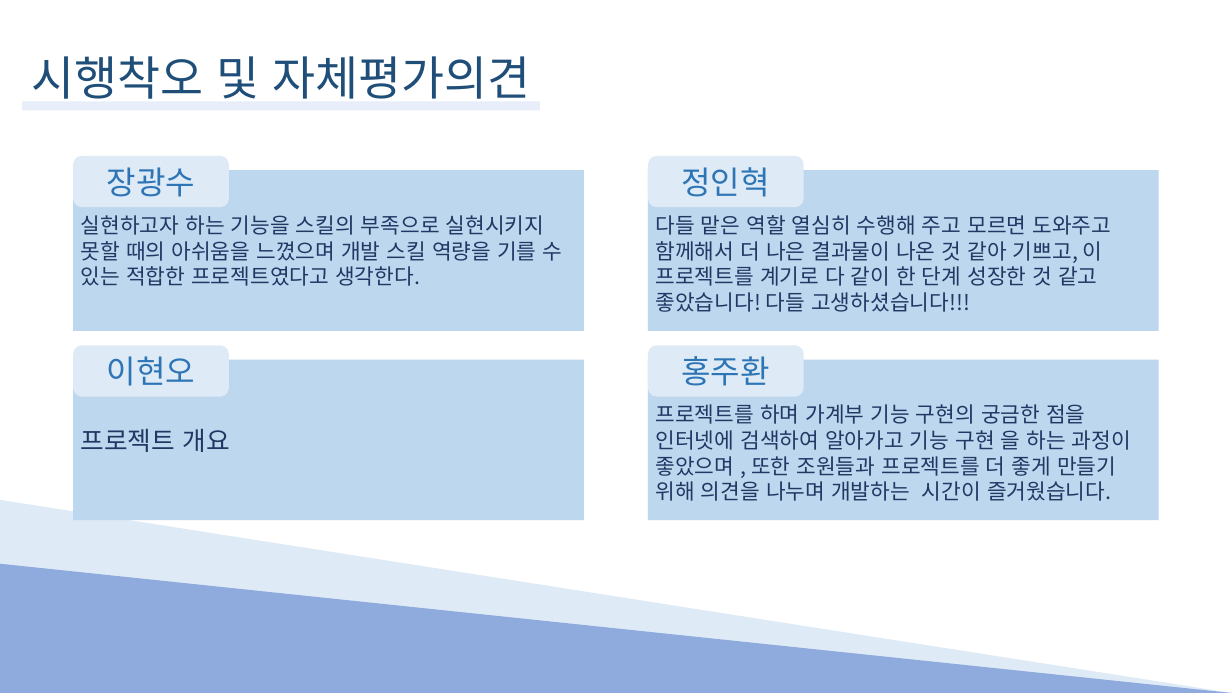
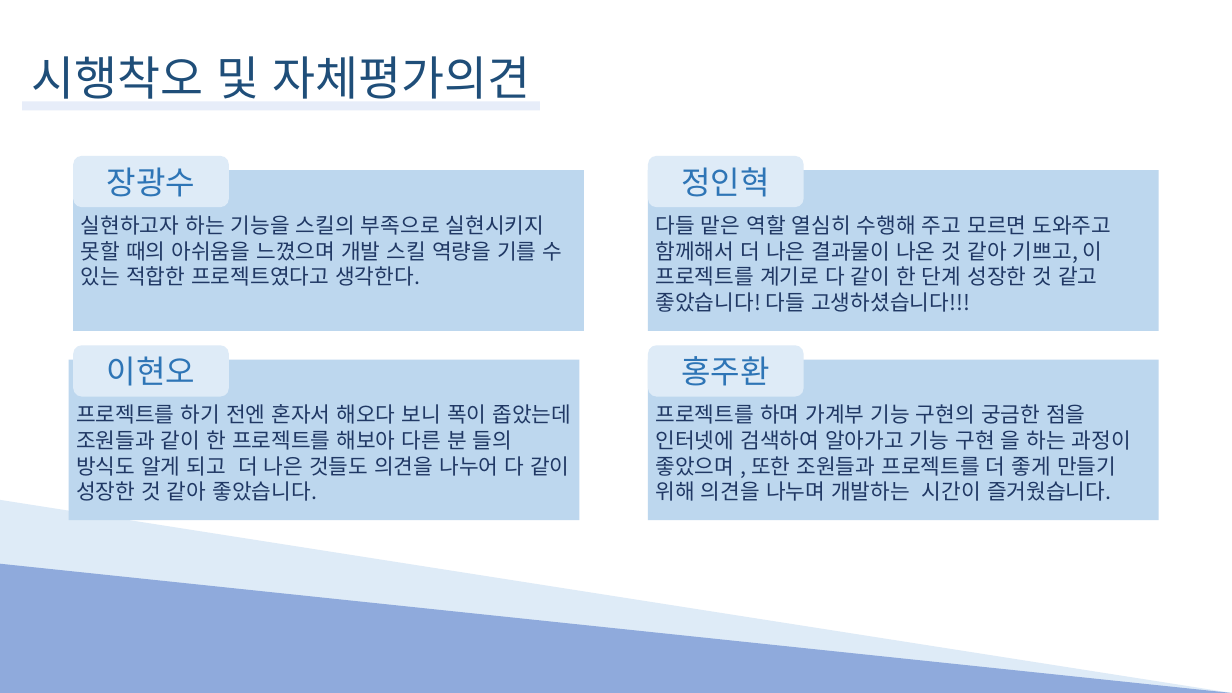
Before and after one commit to Hyno2/C-project, a slide deck: slide 17 of PPT/System.pptx. Drawn at 1232x693 pixels with LibreOffice and Linux fonts; fonts in the diff are those of the drawing. Boxes give left, top, right and bottom in pixels: in the first picture for what was removed or moved away, otherwise in the second. Text is boxed around its words. In the diff, an @@ line names an element or a change of style, - is before the commit and + after.

```diff
--- a/PPT/System.pptx
+++ b/PPT/System.pptx
@@ rectangle "프로젝트를 하기 전엔 혼자서 해오다 ...": place and size @@
-rectangle "프로젝트를 하기 전엔 혼자서 해오다 ..." at [73, 360, 584, 521]
+rectangle "프로젝트를 하기 전엔 혼자서 해오다 ..." at [69, 360, 579, 521]
@@ text in rectangle at [76, 404, 572, 501]: text changed; size 24 to 20 pt @@
-프로젝트 개요
+프로젝트를 하기 전엔 혼자서 해오다 보니 폭이 좁았는데 조원들과 같이 한 프로젝트를 해보아 다른 분 들의 방식도 알게 되고 더 나은 것들도 의견을 나누어 다 같이 성장한 것 같아 좋았습니다.
```
Also in this commit, not shown: 6 other files.
